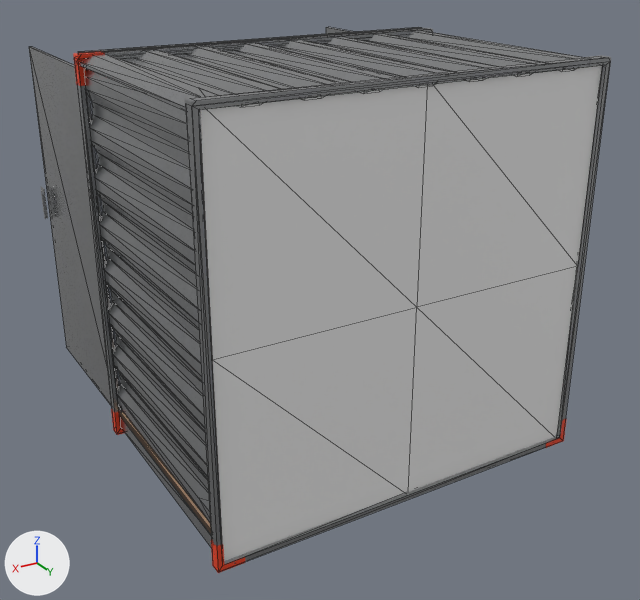
A saved change to the glTF model 3M_opened.glb.
Camera for both pictures: a camera (50 mm lens) standing at (24.8, 39.8, 29.2) and looking at (-1.2, -3.5, 7.5). Lighting does not change. The marker at lower left points along +X, +Y and +Z. The picture after the commit comes second. Mesh edges are drawn as thin lines on the coarser meshes. Where no turn or scale is listed for an object, it has been applied to the vertices.

Names of what the first picture shows: 'Cube', 'Mesh9.001', 'backRim', 'corner', 'floor', 'frontRim', 'rightWall', 'roof' and 10 more.
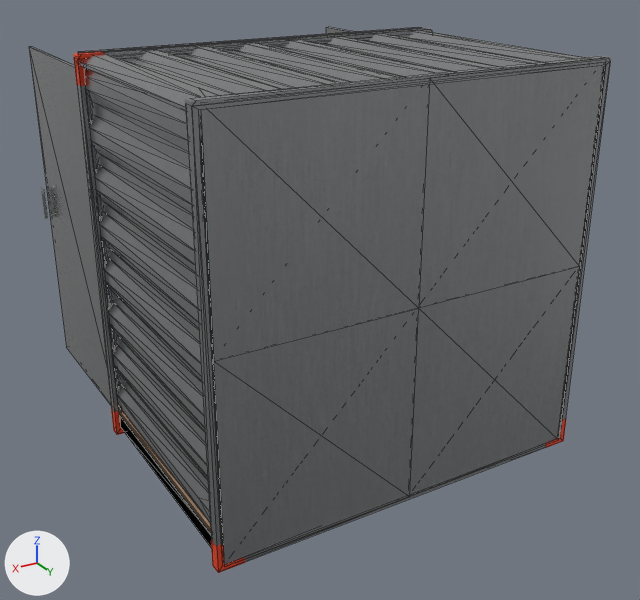
Pixel boxes (x1, y1, x2, y2) of what changed, in the pictures (640 x 600 px):
```json
{"object": "Cube.007", "change": "added", "after": [200, 65, 605, 563]}
{"object": "floor.002", "change": "added", "after": [120, 416, 211, 547], "on screen": "mostly hidden"}
{"object": "Cube", "change": "unchanged, covered by the edit", "before": [200, 65, 602, 561], "after": [200, 141, 223, 544]}
```

Edits to the scene script, one JSON object a line:
```json
{"op": "add", "block": "mat_poliigon_metalsteelbrushed_7174_1k_002", "code": ["mat_poliigon_metalsteelbrushed_7174_1k_002 = bpy.data.materials.new('Poliigon_MetalSteelBrushed_7174_1K.002')", "# uses the picture img_poliigon_metalsteelbrushed_7174_basecolor", "# uses the picture img_poliigon_metalsteelbrushed_7174_metallic_1k_jpg_poliigon_metalsteelbrushed_7174_roughness_1k_jpg", "# uses the picture img_poliigon_metalsteelbrushed_7174_normal"]}
{"op": "add", "block": "me_cube_008", "code": ["me_cube_008 = bpy.data.meshes.new('Cube.008')", "me_cube_008.from_pydata(...)  # 18 vertices, 30 faces; spans x -10.7..11.6, y 2.2..2.3, z -11.3..11.3", "me_cube_008.materials.append(mat_poliigon_metalsteelbrushed_7174_1k)"]}
{"op": "add", "block": "me_mesh_016", "code": ["me_mesh_016 = bpy.data.meshes.new('Mesh.016')", "me_mesh_016.from_pydata(...)  # 28 vertices, 52 faces; spans x -11.2..11.2, y -7.0..7.0, z -0.7..0.2", "me_mesh_016.materials.append(mat_poliigon_metalsteelbrushed_7174_1k_002)"]}
{"op": "add", "block": "ob_cube_007", "code": ["ob_cube_007 = bpy.data.objects.new('Cube.007', me_cube_008)", "ob_cube_007.location = (-0.81, 5.25, 11.32)"]}
{"op": "add", "block": "ob_floor_002", "code": ["ob_floor_002 = bpy.data.objects.new('floor.002', me_mesh_016)", "ob_floor_002.location = (-0.3, -0.06, 1.06)"]}
```
